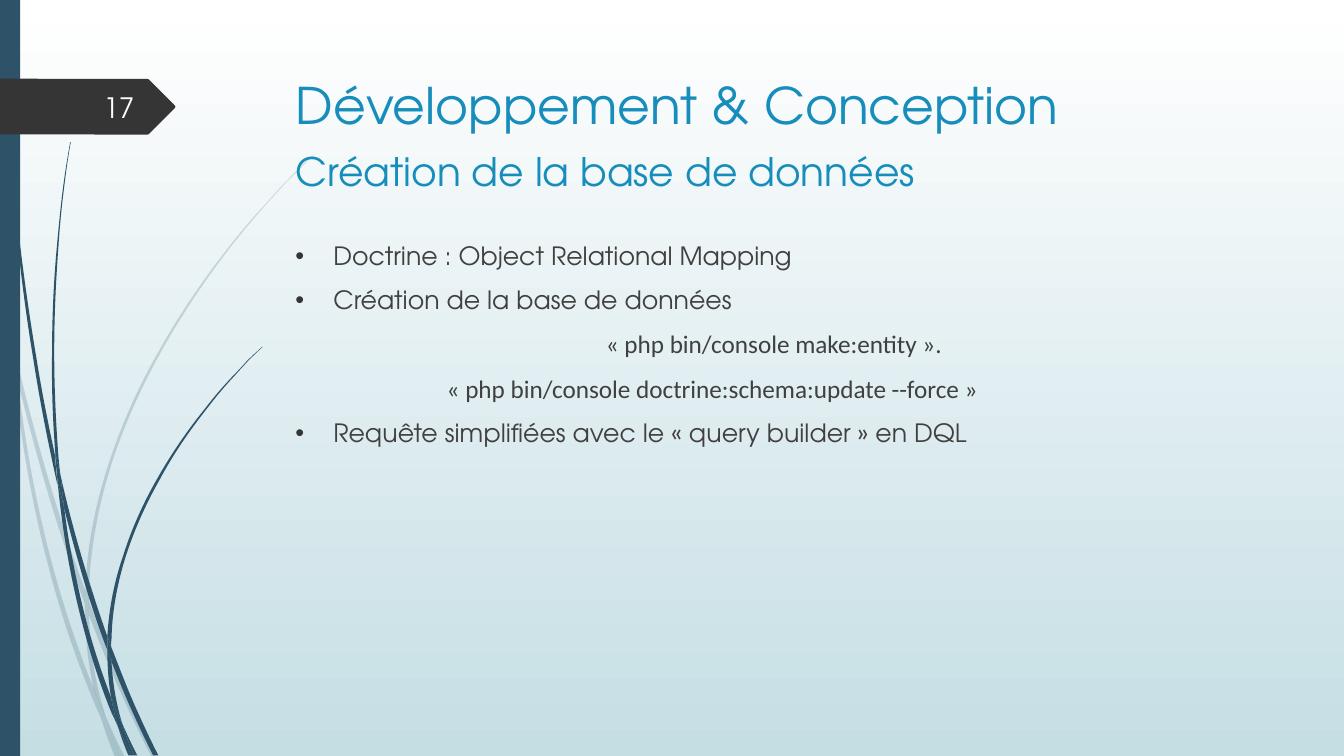
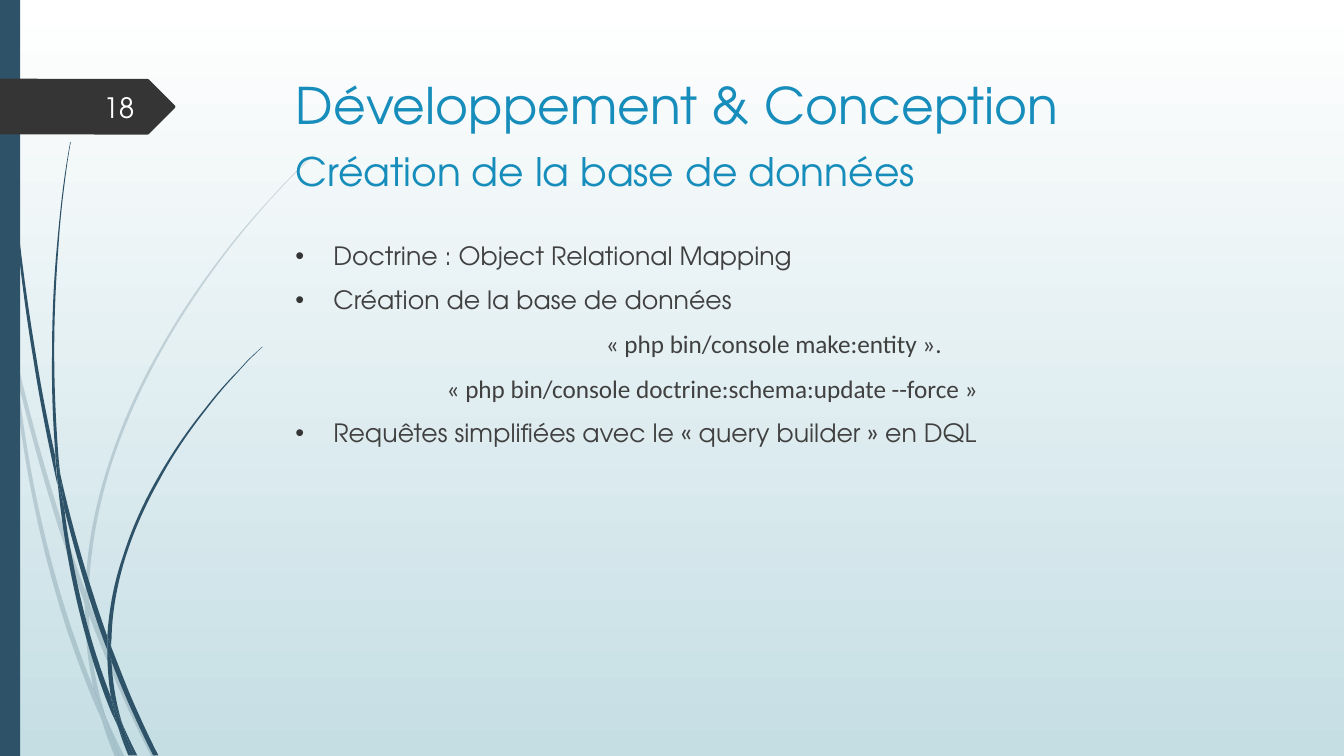
Before and after one commit to LisaF0/projet, a slide deck: slide 18 of aDoc/Projet boutique en ligne.pptx (slide 17 before the commit). Drawn at 1344x756 pixels with LibreOffice and Linux fonts; fonts in the diff are those of the drawing. Boxes give left, top, right and bottom in pixels: in the first picture for what was removed or moved away, otherwise in the second. Text is boxed around its words. In the diff, an @@ line names an element or a change of style, - is before the commit and + after.

```diff
--- a/aDoc/Projet boutique en ligne.pptx
+++ b/aDoc/Projet boutique en ligne.pptx
@@ page number at (103,97,134,119): text changed @@
-17
+18
@@ text at (333,423,976,447): text changed @@
-• Requête simplifiées avec le « query builder » en DQL
+• Requêtes simplifiées avec le « query builder » en DQL
```
Also in this commit, not shown: 7 other slides changed, 2 slides added, 6 other files.
